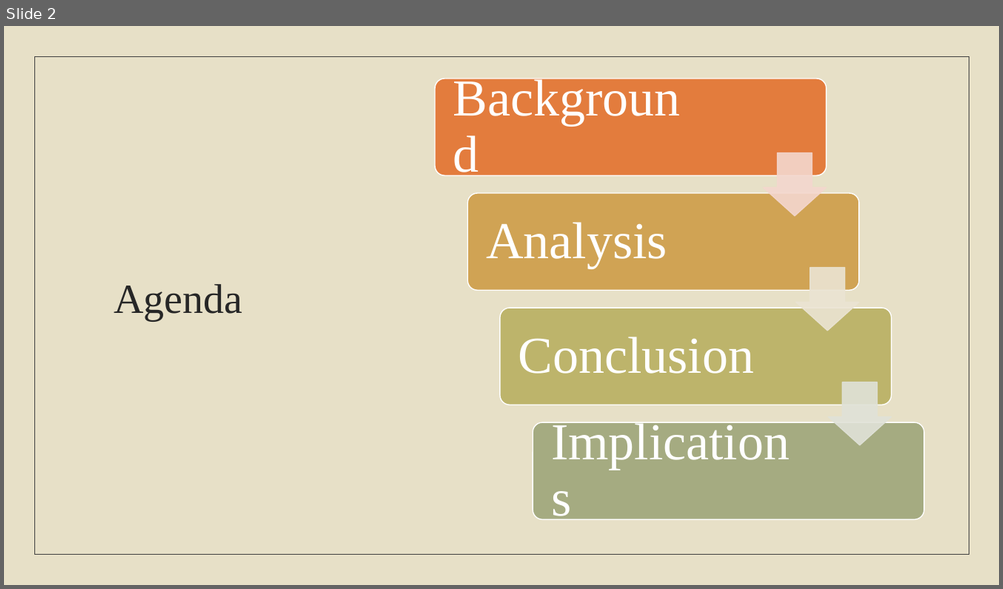
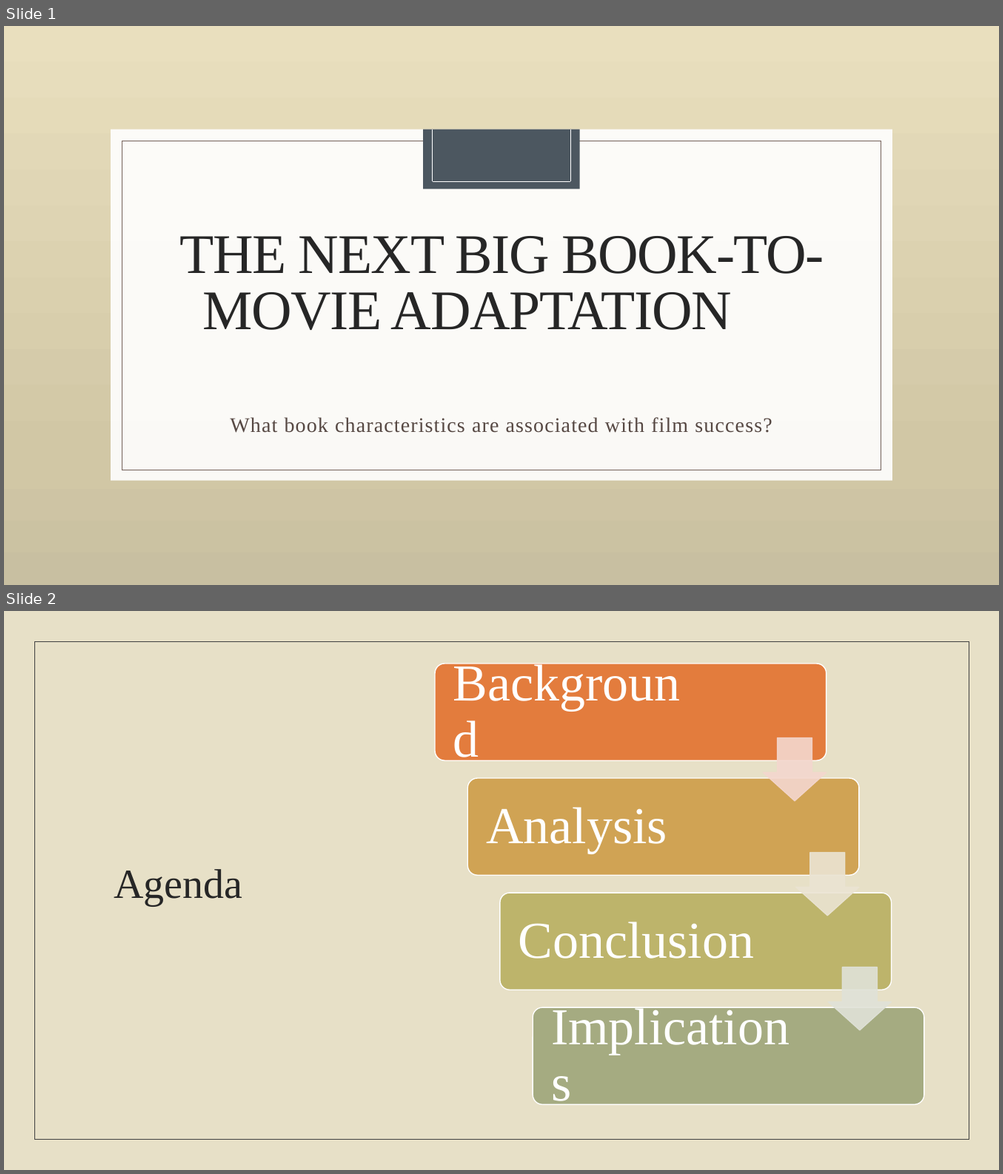
Before and after one commit to laurenemilyto/film_adapatation_success, a slide deck: Steg_pres.pptx. Shown one above the other, each under a label of ours: slide 2 before the commit, slides 1 and 2 after it. The pictures are 1003x589 and 1003x1174 pixels, drawn with LibreOffice and Linux fonts; fonts in the diff are those of the drawing; background and template pictures are left out. Boxes give left, top, right and bottom in pixels: in the first picture for what was removed or moved away, otherwise in the second. Text is boxed around its words. In the diff, an @@ line names an element or a change of style, - is before the commit and + after.

```diff
--- a/Steg_pres.pptx
+++ b/Steg_pres.pptx
@@ slide 1 added at <box>4,26,999,585</box>, background picture (left out) @@
@@ rectangle added at <box>4,26,999,585</box>, fill gradient #E9E0BE to #D1C8A6 to #C8C0A1 @@
@@ rectangle added at <box>111,130,892,481</box>, fill #FFFFFF @@
@@ rectangle added at <box>111,130,892,481</box>, fill #FFFFFF at 91% opacity @@
@@ rectangle added at <box>424,130,580,190</box>, fill #4C5760 @@
@@ line added from (432, 130) to (432, 182), #262626 0.5 pt @@
@@ line added from (432, 130) to (432, 182), #FFFFFF 0.5 pt @@
@@ line added from (570, 130) to (570, 182), #262626 0.5 pt @@
@@ line added from (570, 130) to (570, 182), #FFFFFF 0.5 pt @@
@@ rectangle added at <box>122,141,881,470</box>, outline #404040 0.5 pt @@
@@ rectangle added at <box>122,141,881,470</box>, outline #736059 0.5 pt @@
@@ line added from (432, 182) to (570, 182), #FFFFFF 0.5 pt @@
@@ title added at <box>180,236,823,330</box>, 54 pt, text #262626 @@
+THE NEXT BIG BOOK-TO-MOVIE ADAPTATION
@@ subtitle added at <box>230,417,771,433</box>, 20 pt, text #564843 @@
+What book characteristics are associated with film success?
```
Also in this commit, not shown: 1 slide changed, 1 other slide added, 1 slide removed.
